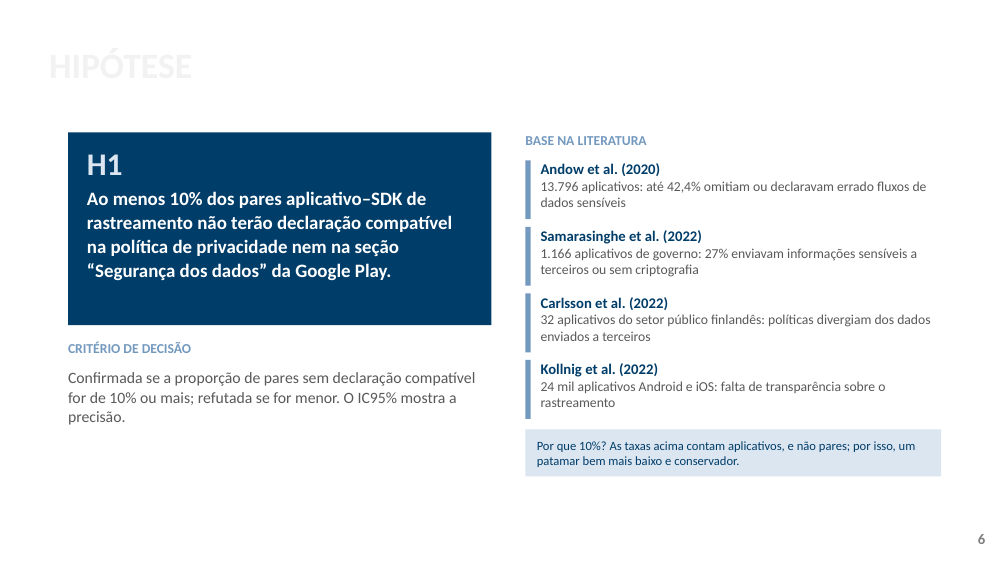
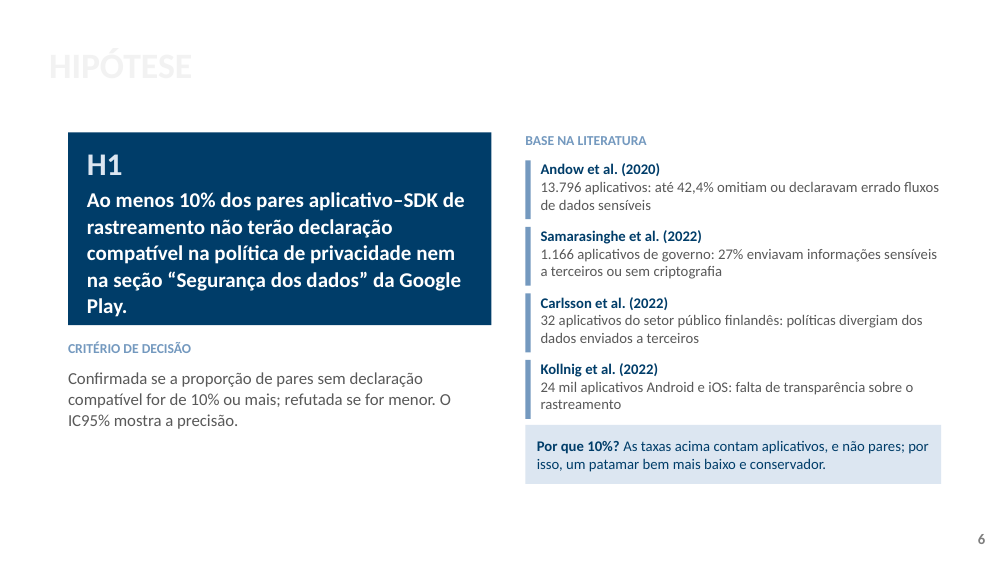
Before and after one commit to ClaudioAMF1/TCC, a slide deck: slide 6 of tcc/apresentacao/apresentacao-defesa-final.pptx. Drawn at 1008x567 pixels with LibreOffice and Linux fonts; fonts in the diff are those of the drawing; background and template pictures are left out. Boxes give left, top, right and bottom in pixels: in the first picture for what was removed or moved away, otherwise in the second. Text is boxed around its words. In the diff, an @@ line names an element or a change of style, - is before the commit and + after.

```diff
--- a/tcc/apresentacao/apresentacao-defesa-final.pptx
+++ b/tcc/apresentacao/apresentacao-defesa-final.pptx
@@ text at (x1=87, y1=192, x2=465, y2=317): size 18 to 20 pt @@
@@ text at (x1=541, y1=182, x2=939, y2=210): size 13 to 14 pt in "13.796 aplicativos: até 42,4% omitiam ou declaravam ..." @@
@@ text at (x1=541, y1=249, x2=937, y2=279): size 13 to 14 pt in "1.166 aplicativos de governo: 27% enviavam informações ..." @@
@@ text at (x1=541, y1=315, x2=923, y2=343): size 13 to 14 pt in "32 aplicativos do setor público finlandês: políticas ..." @@
@@ text "Confirmada se a proporção de ..." at (x1=68, y1=372, x2=451, y2=429): size 15 to 16 pt @@
@@ text at (x1=541, y1=382, x2=914, y2=409): size 13 to 14 pt in "24 mil aplicativos Android e iOS: falta ..." @@
@@ rectangle resized from (x1=526, y1=430, x2=941, y2=476) to (x1=526, y1=425, x2=941, y2=484) @@
@@ text "Por que 10%? As taxas ..." at (x1=537, y1=441, x2=929, y2=472): size 12 to 14 pt; bold on in "Por que 10%?" @@
```
Also in this commit, not shown: 18 other slides changed, 1 slide removed, 15 other files.
